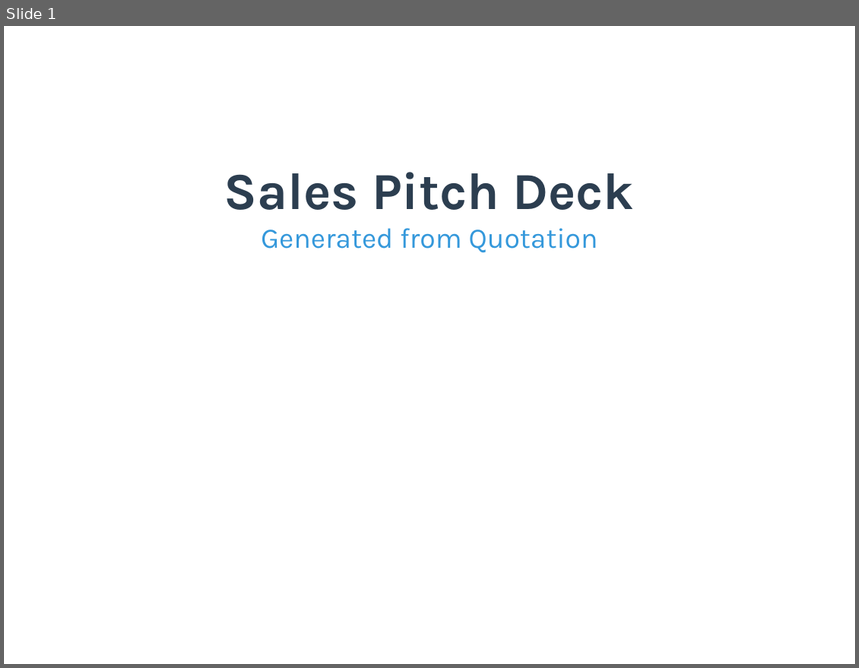
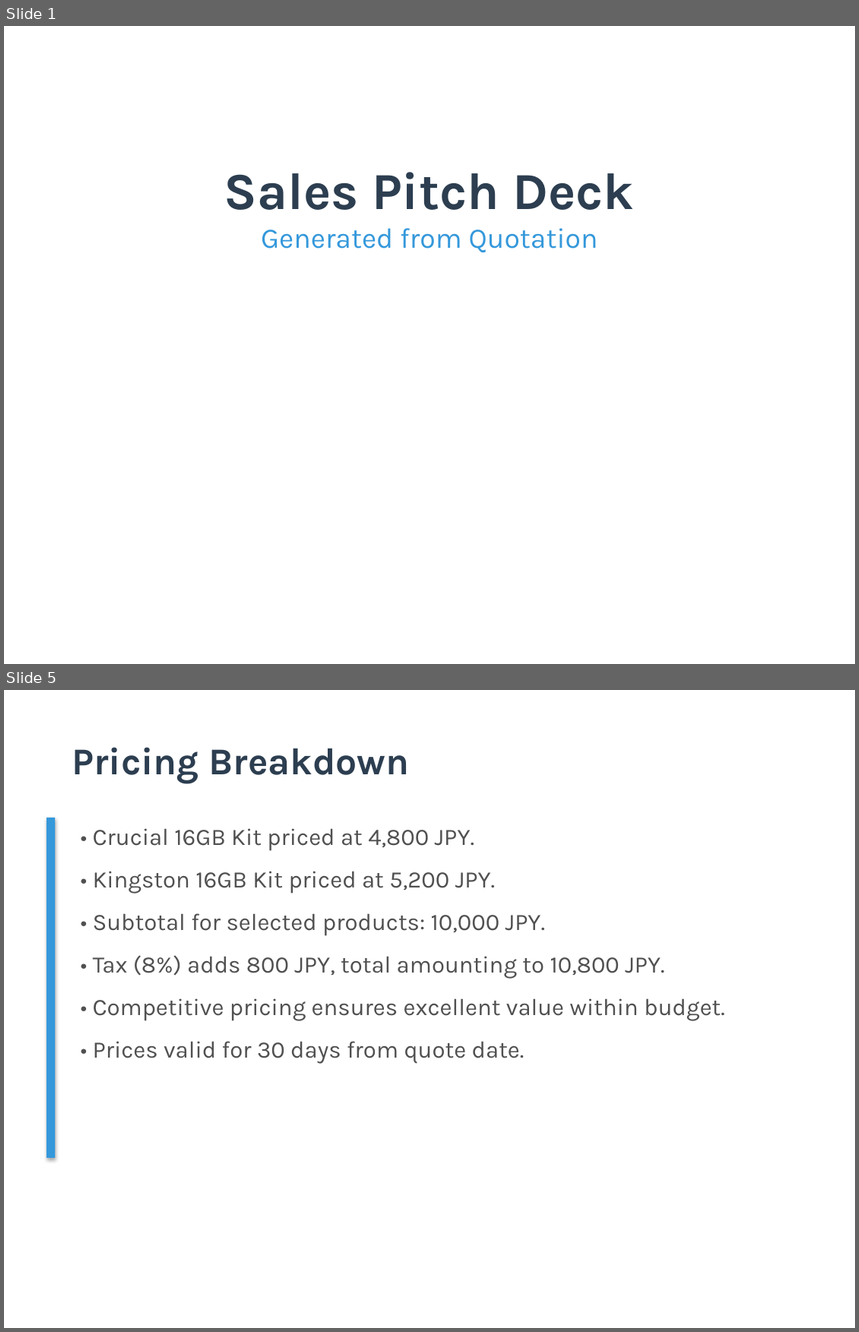
Before and after one commit to TejasGupta-27/b2b-sales-backend, a slide deck: Data/pitch_decks/pitch_deck_001.pptx. Shown one above the other, each under a label of ours: slide 1 before the commit, slides 1 and 5 after it; the slides between them are not shown. The pictures are 859x668 and 859x1332 pixels, drawn with LibreOffice and Linux fonts; fonts in the diff are those of the drawing. Boxes give left, top, right and bottom in pixels: in the first picture for what was removed or moved away, otherwise in the second. Text is boxed around its words. In the diff, an @@ line names an element or a change of style, - is before the commit and + after.

```diff
--- a/Data/pitch_decks/pitch_deck_001.pptx
+++ b/Data/pitch_decks/pitch_deck_001.pptx
@@ slide 5 added at [4,690,855,1328], background #FFFFFF @@
@@ text added at [72,747,409,783], 32 pt, text #2C3E50, bold @@
+Pricing Breakdown
@@ rectangle added at [47,818,55,1158], fill #3498DB @@
@@ text added at [93,828,725,1064], 20 pt, text #505050 @@
+• Crucial 16GB Kit priced at 4,800 JPY.
+• Kingston 16GB Kit priced at 5,200 JPY.
+• Subtotal for selected products: 10,000 JPY.
+• Tax (8%) adds 800 JPY, total amounting to 10,800 JPY.
+• Competitive pricing ensures excellent value within budget.
+• Prices valid for 30 days from quote date.
```
Also in this commit, not shown: 1 slide changed, 7 other slides added, 8 slides removed, 23 other files.
